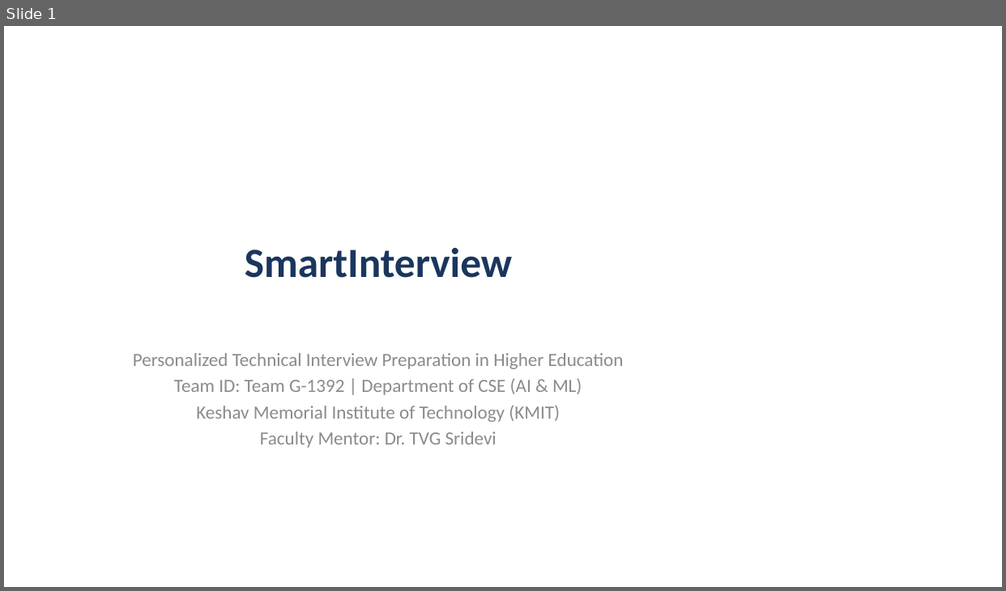
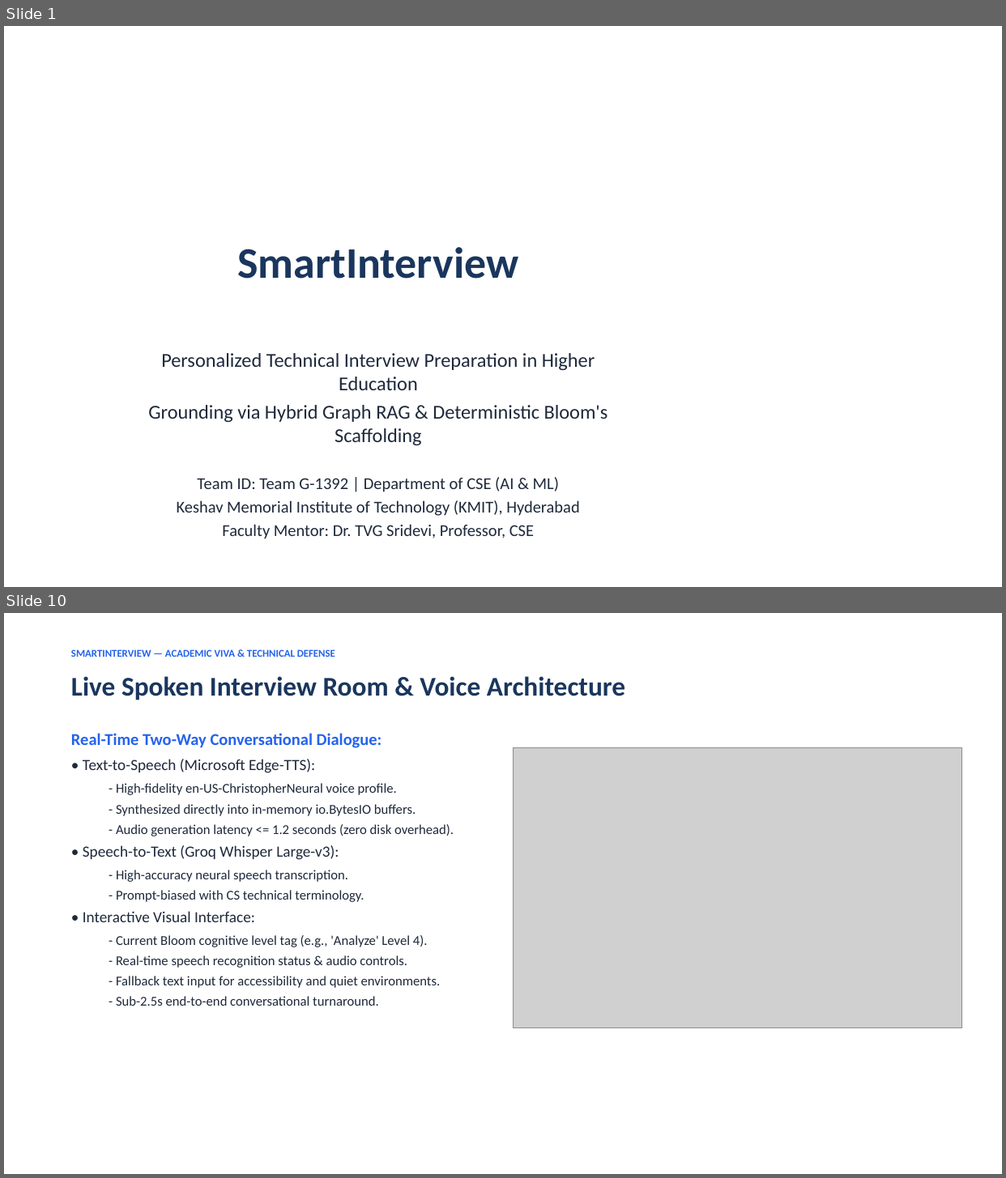
Before and after one commit to Ranith11/SmartInterview-team-main, a slide deck: SmartInterview_Deliverables/04_Presentation_and_Defense/SmartInterview_Project_Presentation.pptx. Shown one above the other, each under a label of ours: slide 1 before the commit, slides 1 and 10 after it; the slides between them are not shown. The pictures are 1006x591 and 1006x1178 pixels, drawn with LibreOffice and Linux fonts; fonts in the diff are those of the drawing; grey boxes stand for pictures. Boxes give left, top, right and bottom in pixels: in the first picture for what was removed or moved away, otherwise in the second. Text is boxed around its words. In the diff, an @@ line names an element or a change of style, - is before the commit and + after.

Commit message:
docs: complete synchronization of SRS, PPT, Research Paper, Master Encyclopedia, and deliverables with embedded diagrams, screenshots, and 355-test matrix

```diff
--- a/SmartInterview_Deliverables/04_Presentation_and_Defense/SmartInterview_Project_Presentation.pptx
+++ b/SmartInterview_Deliverables/04_Presentation_and_Defense/SmartInterview_Project_Presentation.pptx
@@ slide 10 added at <box>4,613,1002,1174</box>, background #FFFFFF @@
@@ text added at <box>71,649,335,657</box>, 10 pt, text #2563EB, bold @@
+SMARTINTERVIEW — ACADEMIC VIVA & TECHNICAL DEFENSE
@@ text added at <box>71,676,625,700</box>, 26 pt, text #1A365D, bold @@
+Live Spoken Interview Room & Voice Architecture
@@ text added at <box>71,733,454,1006</box>, 13 pt, text #1E293B @@
+Real-Time Two-Way Conversational Dialogue:
+• Text-to-Speech (Microsoft Edge-TTS):
+  - High-fidelity en-US-ChristopherNeural voice profile.
+  - Synthesized directly into in-memory io.BytesIO buffers.
+  - Audio generation latency <= 1.2 seconds (zero disk overhead).
+• Speech-to-Text (Groq Whisper Large-v3):
+  - High-accuracy neural speech transcription.
+  - Prompt-biased with CS technical terminology.
+• Interactive Visual Interface:
+  - Current Bloom cognitive level tag (e.g., 'Analyze' Level 4).
+  - Real-time speech recognition status & audio controls.
+  - Fallback text input for accessibility and quiet environments.
+  - Sub-2.5s end-to-end conversational turnaround.
@@ picture added at <box>513,747,962,1029</box> @@
@@ slide 1 changed as well @@
@@ title "SmartInterview" at <box>237,247,518,279</box>: size 40 to 42 pt @@
@@ subtitle at <box>161,353,595,493</box>: size 18 to 19 pt in "Personalized Technical Interview Preparation in Higher Educa ..."; text colour #8C8C8C to #1E293B in "Personalized Technical Interview Preparation in Higher Educa ...", "Team ID: Team G-1392 | Department of ..."; size 18 to 16 pt in "Team ID: Team G-1392 | Department of ..." @@
@@ subtitle at <box>148,405,608,446</box>: paragraph added @@
+Grounding via Hybrid Graph RAG & Deterministic Bloom's Scaffolding
@@ subtitle at <box>177,501,580,540</box>: text changed; size 18 to 16 pt; text colour #8C8C8C to #1E293B @@
-Keshav Memorial Institute of Technology (KMIT)
-Faculty Mentor: Dr. TVG Sridevi
+Keshav Memorial Institute of Technology (KMIT), Hyderabad
+Faculty Mentor: Dr. TVG Sridevi, Professor, CSE
```
Also in this commit, not shown: 1 other slide changed, 11 other slides added, 9 slides removed, 26 other files.
